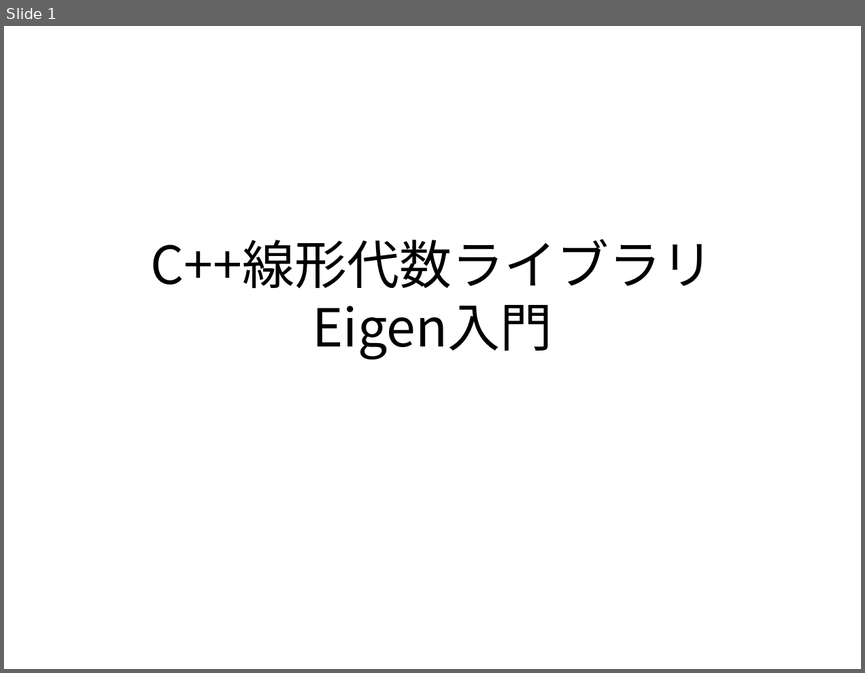
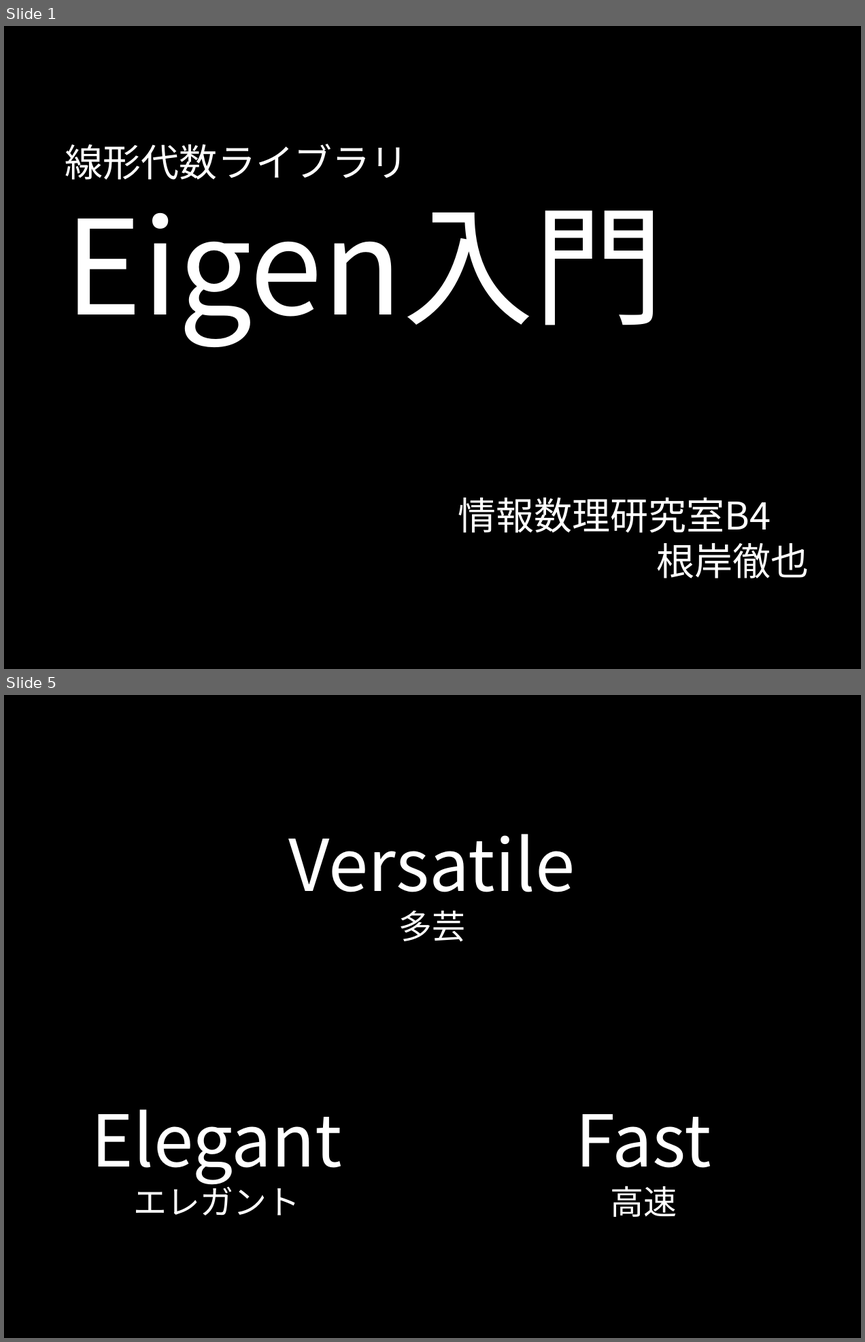
Before and after one commit to TetsuyaNegishi/Eigen_Seminar_2015_11_04, a slide deck: Eigen_Seminar_slide.pptx. Shown one above the other, each under a label of ours: slide 1 before the commit, slides 1 and 5 after it; the slides between them are not shown. The pictures are 865x673 and 865x1342 pixels, drawn with LibreOffice and Linux fonts; fonts in the diff are those of the drawing; background and template pictures are left out. Boxes give left, top, right and bottom in pixels: in the first picture for what was removed or moved away, otherwise in the second. Text is boxed around its words. In the diff, an @@ line names an element or a change of style, - is before the commit and + after.

```diff
--- a/Eigen_Seminar_slide.pptx
+++ b/Eigen_Seminar_slide.pptx
@@ slide 5 added at (x1=4, y1=695, x2=861, y2=1338), background picture (left out) @@
@@ text added at (x1=289, y1=834, x2=575, y2=942), 60 pt, text #FFFFFF @@
+Versatile
+多芸
@@ text added at (x1=92, y1=1109, x2=343, y2=1215), 60 pt, text #FFFFFF @@
+Elegant
+エレガント
@@ text added at (x1=576, y1=1114, x2=712, y2=1217), 60 pt, text #FFFFFF @@
+Fast
+高速
@@ slide 1 changed as well @@
@@ background #FFFFFF to picture (left out) @@
@@ text "線形代数ライブラリ Eigen入門" at (x1=65, y1=144, x2=664, y2=347): vertical alignment middle to bottom @@
@@ text at (x1=65, y1=144, x2=664, y2=347): text changed; size 44 to 32 pt; text colour #000000 to #FFFFFF @@
-C++線形代数ライブラリ
-Eigen入門
+線形代数ライブラリ
+Eigen入門
@@ text added at (x1=458, y1=497, x2=808, y2=578), 32 pt, text #FFFFFF @@
+情報数理研究室B4
+根岸徹也
```
Also in this commit, not shown: 16 other slides added, 2 other files.
